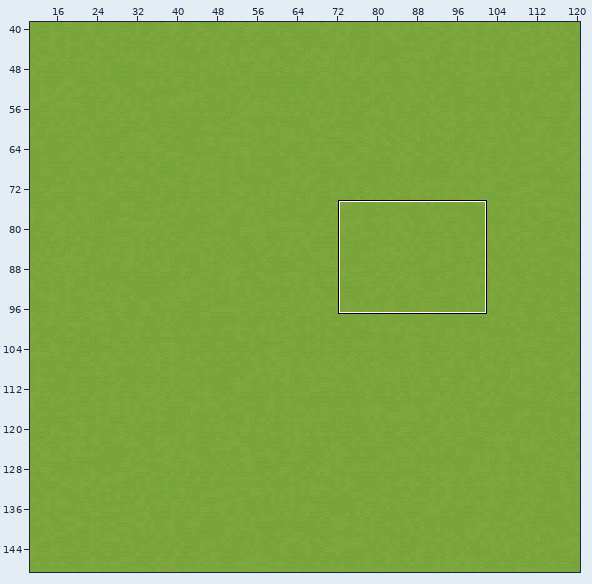
Tiled map (JSON): games/midnight-ride/assets/tiled/actualMap.json. Above, an overview of the earlier version with the close-up marked.
Close-up. As it was:
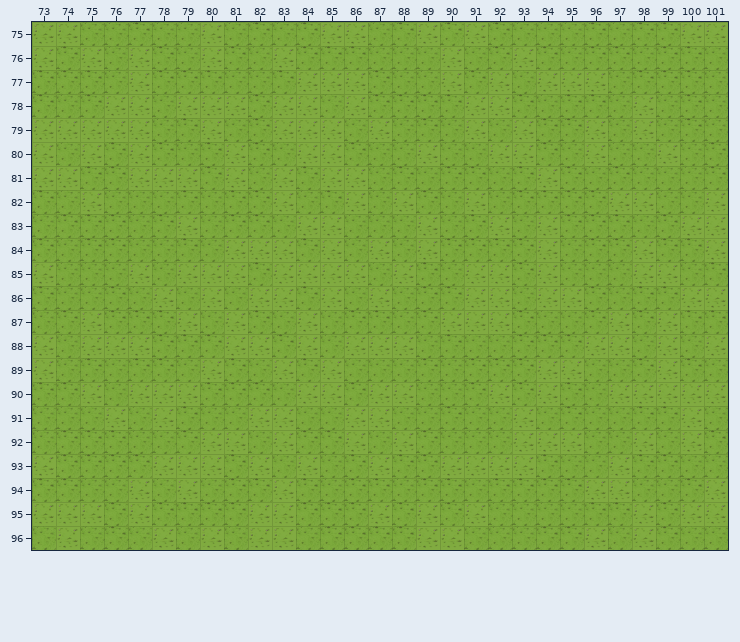
Cells are 126x126 px. Shown: x 73..101, y 75..96. The commit also changed other parts of the map, which this record leaves out. The old version is drawn lined up with the new one.
Once edited:
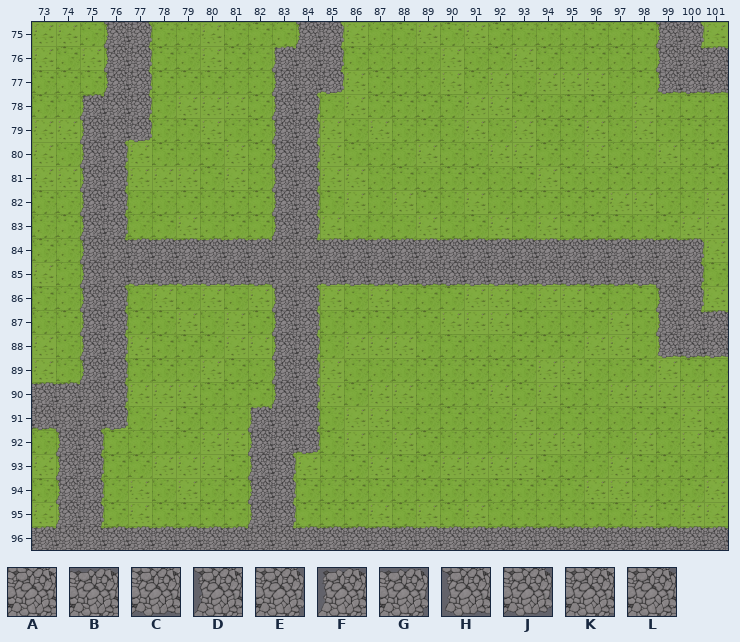
Key: from "road-tiles": A 0, B 3, C 4, D 5, E 6, F 7, G 8, H 9, J 10, K 11, L 12.
_ is an empty cell, . an unchanged one.
The exact change:
map size 200x200 -> 150x150 cells
--- layer "Road"
@@ x 73..101 @@
-75 ...__......__.............__.
-76 ...__.....___.............___
-77 ...__.....___.............___
-78 ..___.....__.................
-79 ..___.....__.................
-80 ..__......__.................
-81 ..__......__.................
-82 ..__......__.................
-83 ..__......__.................
-84 ..__________________________.
-85 ..__________________________.
-86 ..__......__..............__.
-87 ..__......__..............___
-88 ..__......__..............___
-89 ..__......__.................
-90 ____......__.................
-91 ____.....___.................
-92 .__......___.................
-93 .__......__..................
-94 .__......__..................
-95 .__......__..................
-96 _____________________________
+75 ...DE......DE.............DE.
+76 ...DE.....FAE.............DLB
+77 ...DE.....DKJ.............HCC
+78 ..FAE.....DE.................
+79 ..DKJ.....DE.................
+80 ..DE......DE.................
+81 ..DE......DE.................
+82 ..DE......DE.................
+83 ..DE......DE.................
+84 ..DLBBBBBBALBBBBBBBBBBBBBBBG.
+85 ..DKCCCCCCAKCCCCCCCCCCCCCCAE.
+86 ..DE......DE..............DE.
+87 ..DE......DE..............DLB
+88 ..DE......DE..............HCC
+89 ..DE......DE.................
+90 BBAE......DE.................
+91 CAKJ.....FAE.................
+92 .DE......DKJ.................
+93 .DE......DE..................
+94 .DE......DE..................
+95 .DE......DE..................
+96 BALBBBBBBALBBBBBBBBBBBBBBBBBB
Boxes around the changes in both close-ups, in picture pixels (x1, y1, x2, y2):
added: (32, 22, 728, 550)
